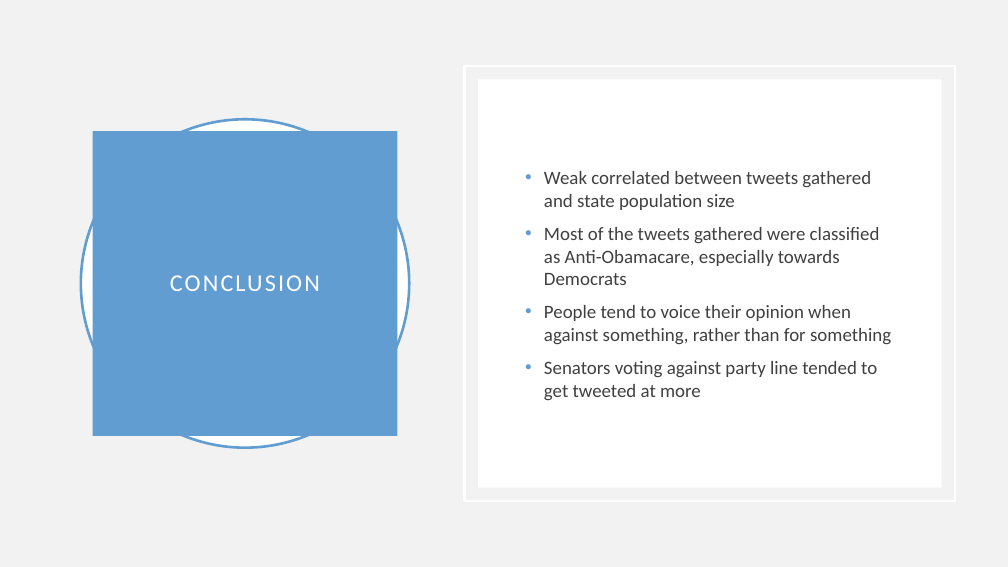
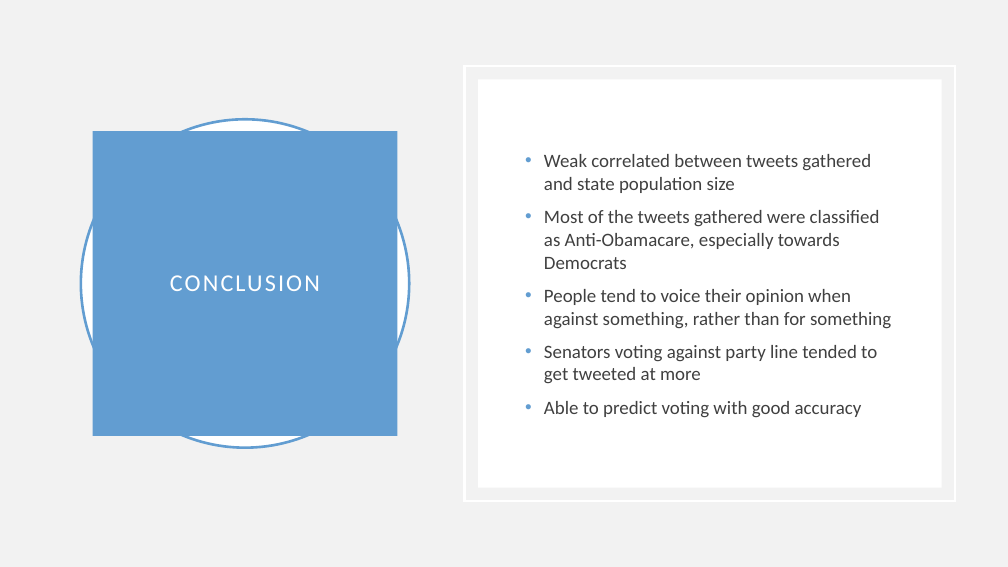
Before and after one commit to oliviaroy20/SocialSensing, a slide deck: slide 15 of Final Presentation.pptx (slide 14 before the commit). Drawn at 1008x567 pixels with LibreOffice and Linux fonts; fonts in the diff are those of the drawing. Boxes give left, top, right and bottom in pixels: in the first picture for what was removed or moved away, otherwise in the second. Text is boxed around its words. In the diff, an @@ line names an element or a change of style, - is before the commit and + after.

```diff
--- a/Final Presentation.pptx
+++ b/Final Presentation.pptx
@@ text at [544,401,862,418]: paragraph added @@
+• Able to predict voting with good accuracy
```
Also in this commit, not shown: 2 other slides changed, 3 slides added, 2 slides removed, 2 other files.
